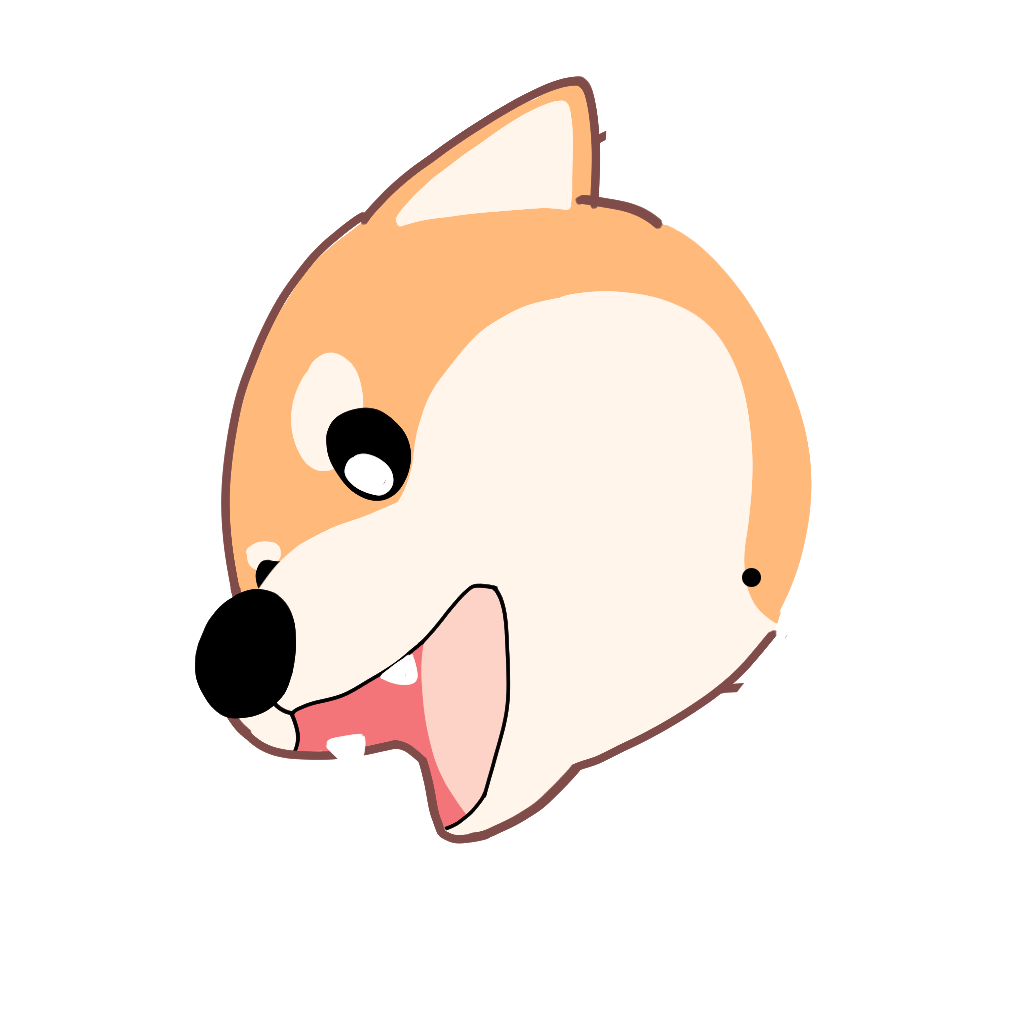
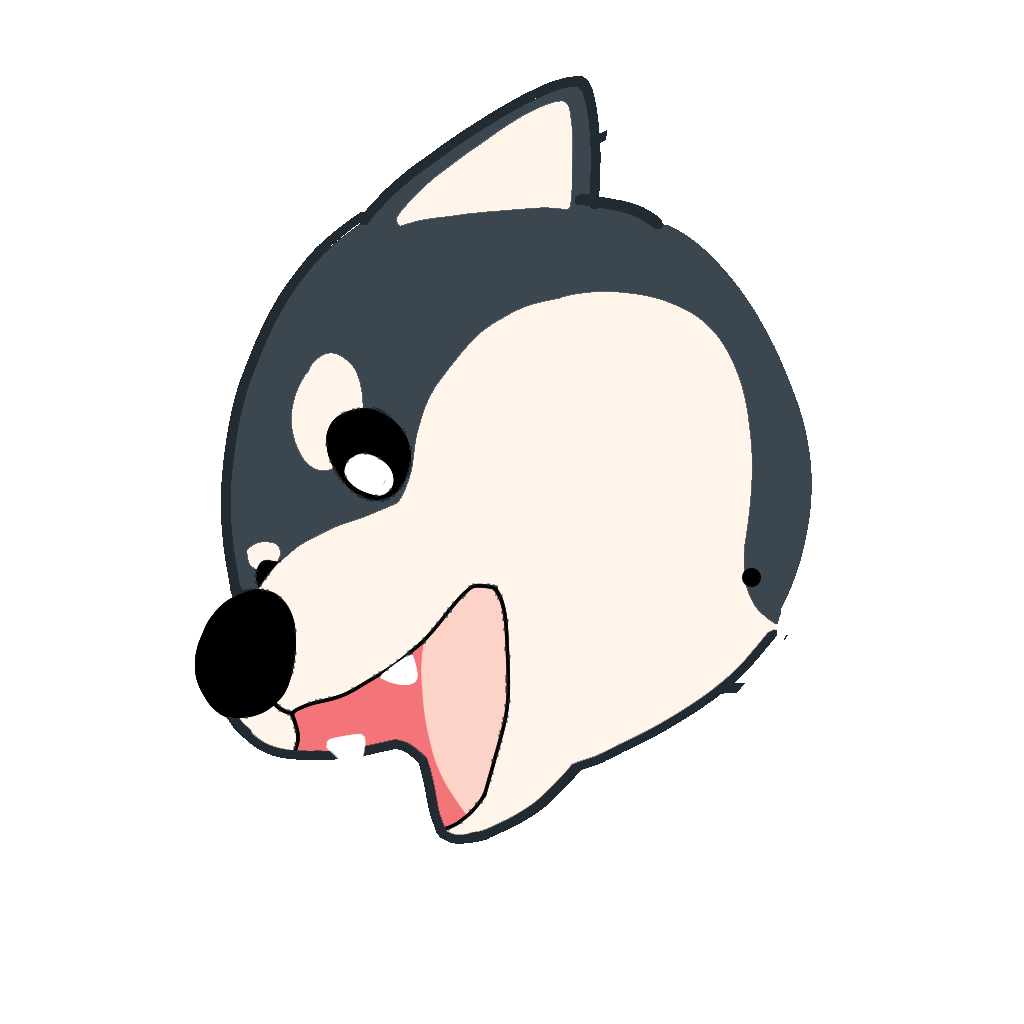
The second 1024px x 1024px image is a revision of the first. Changes to its layers:
added layer "head 1 copy" above "head 1" over [195, 76, 812, 844]
